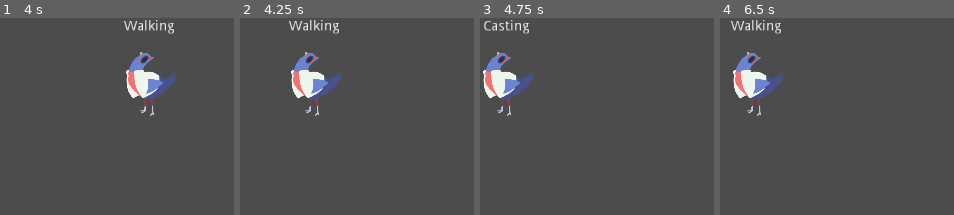
Above: before the commit, frames 1-4 (left to right).
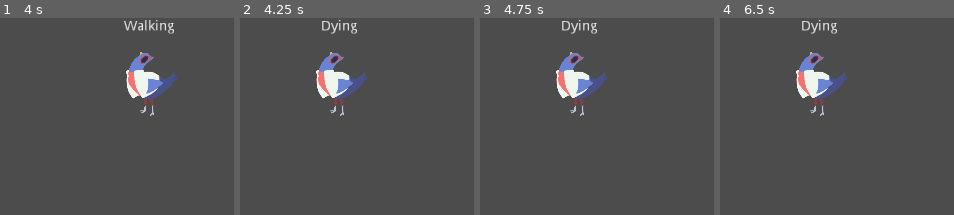
Above: after the commit, the same moments.

Repository: Alexzander-Stone/A-Squire-s-Tale
Game: Godot game, scene res://World.tscn
The game is run twice, just before and just after one commit, with the same random seed, the same clock (stepped at 60 frames per second) and the same inputs.
Inputs:
- Up to frame 1 (4 s): tap Enter at 0.5, 2.75 s; hold Right (ui_right) 0.53-1.28 s; hold Shift (craft) 0.53-1.28 s; hold Down (ui_down) 1.28-2.03 s; tap S (primary_ability) at 1.35 s; tap Space at 2, 3.5 s; hold Right (ui_right) 2.03-2.78 s; tap A (secondary_ability) at 2.1 s; hold Page Up (ui_page_up) 2.78-3.53 s; tap W (super_ability) at 2.85 s; hold Left (ui_left) from 3.53 s (still down); tap D (ternary_ability) at 3.6 s
- Up to frame 2 (4.25 s): keep holding Left (ui_left); tap Page Down (suicide, bound only after the commit) at 4.15 s
- Up to frame 3 (4.75 s): keep holding Left (ui_left); tap Shift (craft) at 4.35 s
- Up to frame 4 (6.5 s): tap Enter at 5 s; release Left (ui_left) at 5.03 s; hold Down (ui_down) 5.03-5.78 s; tap S (primary_ability) at 5.1 s; tap Space at 5.75 s; hold Right (ui_right) from 5.78 s (still down); tap A (secondary_ability) at 5.85 s

Frame 1 is identical in both runs. In frame 2, 6.0% of the frame differs, in the area x 20-55%, y 1-50%; in frame 3, 6.8%; in frame 4, 6.9%, in the area x 4-55%, y 1-50%.

Commit message:
Death state fully implemented. All states are now able to reach the death state.

Diff:
--- /dev/null
+++ b/Player/Dying.gd
@@ -0,0 +1,5 @@
+# Trapping death state.
+extends "res://State Machine/State.gd"
+
+func enter():
+	print("Dead")
--- a/Player/Flinching.gd
+++ b/Player/Flinching.gd
@@ -1,4 +1,4 @@
-extends "res://State Machine/State.gd"
+extends "res://Player/IMortal.gd"
 
 var flinchTimer = 0
 var timeToFlinch = 1
@@ -11,3 +11,4 @@
 		flinchTimer -= delta
 	else:
 		emit_signal("finished", "idling")
+	.update(delta)
--- a/Player/IFlinchable.gd
+++ b/Player/IFlinchable.gd
@@ -1,12 +1,13 @@
-extends "res://State Machine/State.gd"
+extends "res://Player/IMortal.gd"
+
+func update(delta):
+	# Testing flinch.
+	if(Input.is_action_just_pressed("ui_page_up")):
+		beginFlinch()
+	.update(delta)
 
 # void beginFlinch
 # Transitions into the flinch state. Callable from outside object.
 # Need to implement cleanup in each state.
 func beginFlinch():
 	emit_signal("finished", "flinching")
-
-func update(delta):
-	# Testing flinch.
-	if(Input.is_action_just_pressed("ui_page_up")):
-		beginFlinch()
--- /dev/null
+++ b/Player/IMortal.gd
@@ -0,0 +1,11 @@
+extends "res://State Machine/State.gd"
+
+# Testing.
+func handle_input(event):
+	if(event.is_action_pressed(("suicide"))):
+		toggleDeath()
+
+# void toggleDeath
+# Send player state to the dying state.
+func toggleDeath():
+	emit_signal("finished", "dying")
--- a/Player/Player.tscn
+++ b/Player/Player.tscn
@@ -10,7 +10,8 @@
 [ext_resource path="res://Player/Crafting.gd" type="Script" id=8]
 [ext_resource path="res://Player/Casting.gd" type="Script" id=9]
 [ext_resource path="res://Player/Flinching.gd" type="Script" id=10]
-[ext_resource path="res://Player/Label.gd" type="Script" id=11]
+[ext_resource path="res://Player/Dying.gd" type="Script" id=11]
+[ext_resource path="res://Player/Label.gd" type="Script" id=12]
 
 [sub_resource type="SpriteFrames" id=1]
 
@@ -75,6 +76,10 @@
 
 script = ExtResource( 10 )
 
+[node name="Dying" type="Node" parent="StateMachine" index="7"]
+
+script = ExtResource( 11 )
+
 [node name="VBoxContainer" type="VBoxContainer" parent="." index="3"]
 
 anchor_left = 0.0
--- a/Player/Scripts/PlayerStateMachine.gd
+++ b/Player/Scripts/PlayerStateMachine.gd
@@ -8,5 +8,6 @@
 		"running": $Running,
 		"crafting": $Crafting,
 		"casting": $Casting,
-		"flinching": $Flinching
+		"flinching": $Flinching,
+		"dying": $Dying
 	}
--- a/project.godot
+++ b/project.godot
@@ -31,6 +31,8 @@
  ]
 super_ability=[ Object(InputEventKey,"resource_local_to_scene":false,"resource_name":"","device":0,"alt":false,"shift":false,"control":false,"meta":false,"command":false,"pressed":false,"scancode":87,"unicode":0,"echo":false,"script":null)
  ]
+suicide=[ Object(InputEventKey,"resource_local_to_scene":false,"resource_name":"","device":0,"alt":false,"shift":false,"control":false,"meta":false,"command":false,"pressed":false,"scancode":16777236,"unicode":0,"echo":false,"script":null)
+ ]
 
 [rendering]
 
Not shown: 2 places in Player/Player.tscn that only renumber resources
